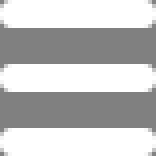
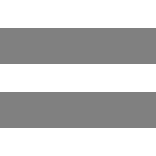
Layer changes from the first w=156, h=156 image to the second:
painted on "Rectángulo 2" (1st of 3, in "hamburguer_menu") over [0, 128, 156, 156]
painted on "Rectángulo 2" (2nd of 3, in "hamburguer_menu") over [0, 64, 156, 92]
painted on "Rectángulo 2" (3rd of 3, in "hamburguer_menu") over [0, 0, 156, 28]
